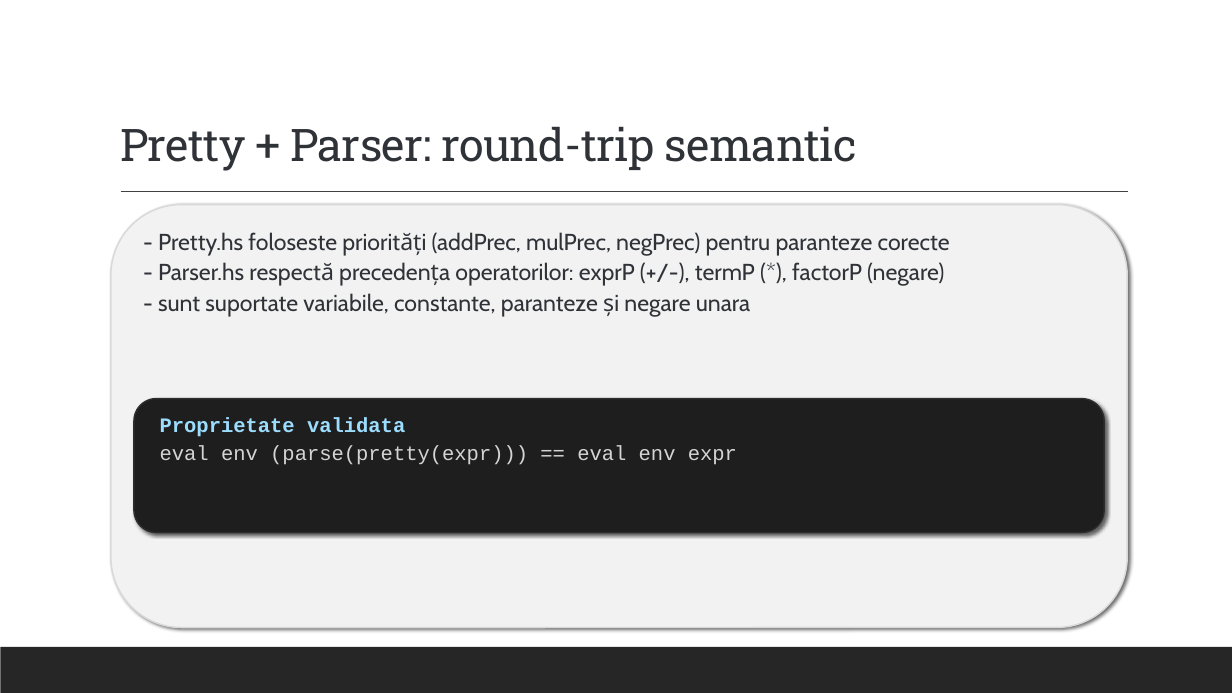
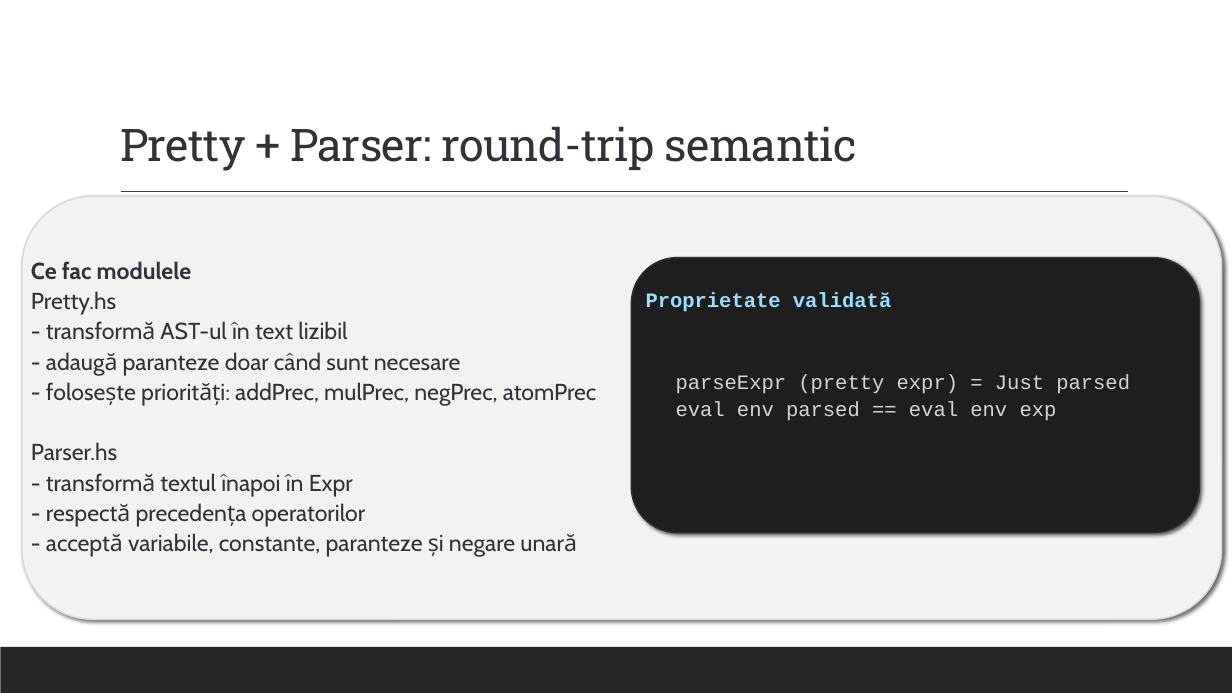
Before and after one commit to alexandrunite/MFIS_Project, a slide deck: slide 10 of Testarea property-based folosind QuickCheck.pptx. Drawn at 1232x693 pixels with LibreOffice and Linux fonts; fonts in the diff are those of the drawing. Boxes give left, top, right and bottom in pixels: in the first picture for what was removed or moved away, otherwise in the second. Text is boxed around its words. In the diff, an @@ line names an element or a change of style, - is before the commit and + after.

```diff
--- a/Testarea property-based folosind QuickCheck.pptx
+++ b/Testarea property-based folosind QuickCheck.pptx
@@ rounded rectangle: place and size @@
-rounded rectangle at (111,204,1128,628)
+rounded rectangle at (22,196,1223,619)
@@ text at (31,261,597,557): text changed @@
-- Pretty.hs foloseste priorități (addPrec, mulPrec, negPrec) pentru paranteze corecte
-- Parser.hs respectă precedența operatorilor: exprP (+/-), termP (*), factorP (negare)
-- sunt suportate variabile, constante, paranteze și negare unara
+Ce fac modulele
+Pretty.hs
+- transformă AST-ul în text lizibil
+- adaugă paranteze doar când sunt necesare
+- folosește priorități: addPrec, mulPrec, negPrec, atomPrec
+Parser.hs
+- transformă textul înapoi în Expr
+- respectă precedența operatorilor
+- acceptă variabile, constante, paranteze și negare unară
@@ rounded rectangle: place and size @@
-rounded rectangle at (134,398,1104,532)
+rounded rectangle at (631,258,1200,533)
@@ text at (646,292,891,312): text changed @@
-Proprietate validata
+Proprietate validată
@@ text at (676,374,1130,421): text changed @@
-eval env (parse(pretty(expr))) == eval env expr
+parseExpr (pretty expr) = Just parsed
+eval env parsed == eval env exp
```
Also in this commit, not shown: 20 other slides changed, 7 other files.
